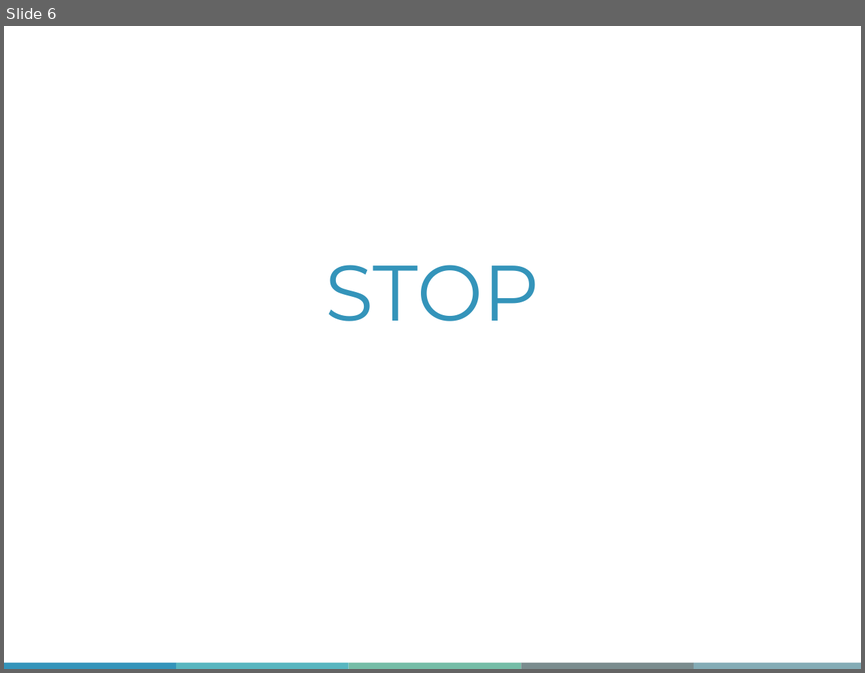
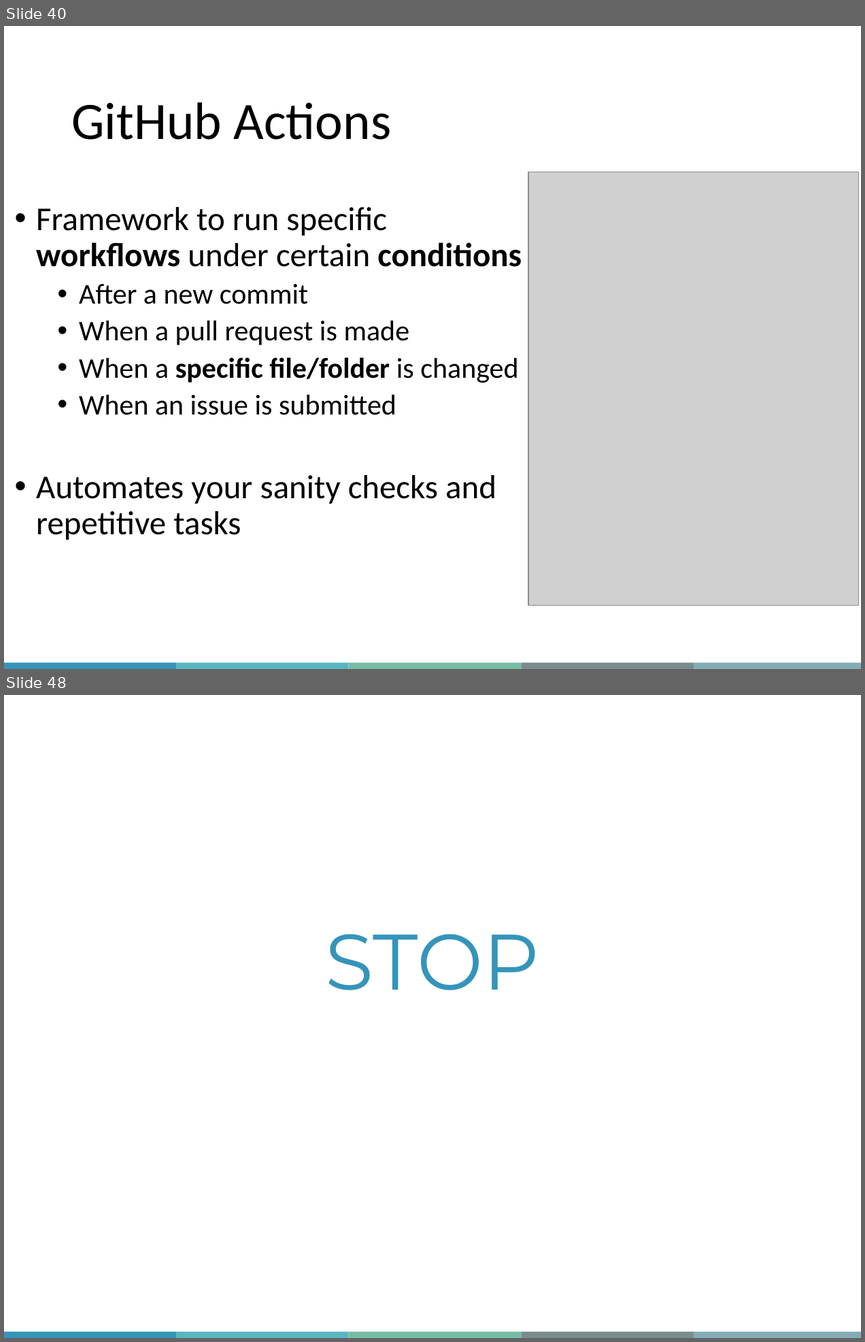
Before and after one commit to QLS-MiCM/RPackageDevelopment, a slide deck: Slides/RPackageDevelopment_Slides.pptx. Shown one above the other, each under a label of ours: slide 6 before the commit, slides 40 and 48 after it; the slides between them are not shown. The pictures are 865x673 and 865x1342 pixels, drawn with LibreOffice and Linux fonts; fonts in the diff are those of the drawing; grey boxes stand for pictures; background and template pictures are left out. Boxes give left, top, right and bottom in pixels: in the first picture for what was removed or moved away, otherwise in the second. Text is boxed around its words. In the diff, an @@ line names an element or a change of style, - is before the commit and + after.

```diff
--- a/Slides/RPackageDevelopment_Slides.pptx
+++ b/Slides/RPackageDevelopment_Slides.pptx
@@ slide 40 added at box(4, 26, 861, 669), background #FFFFFF; not listed: 5 template elements that a slide beside it also shows @@
@@ title added at box(71, 102, 391, 140), 44 pt, text #000000 @@
+GitHub Actions
@@ picture added at box(528, 172, 859, 604) @@
@@ text added at box(36, 207, 521, 539), 28 pt, text #000000 @@
+• Framework to run specific workflows under certain conditions
+  • After a new commit
+  • When a pull request is made
+  • When a specific file/folder is changed
+  • When an issue is submitted
+• Automates your sanity checks and repetitive tasks
@@ what was slide 6 is now slide 48 @@
```
Also in this commit, not shown: 3 slides changed, 42 other slides added, 1 slide removed.
